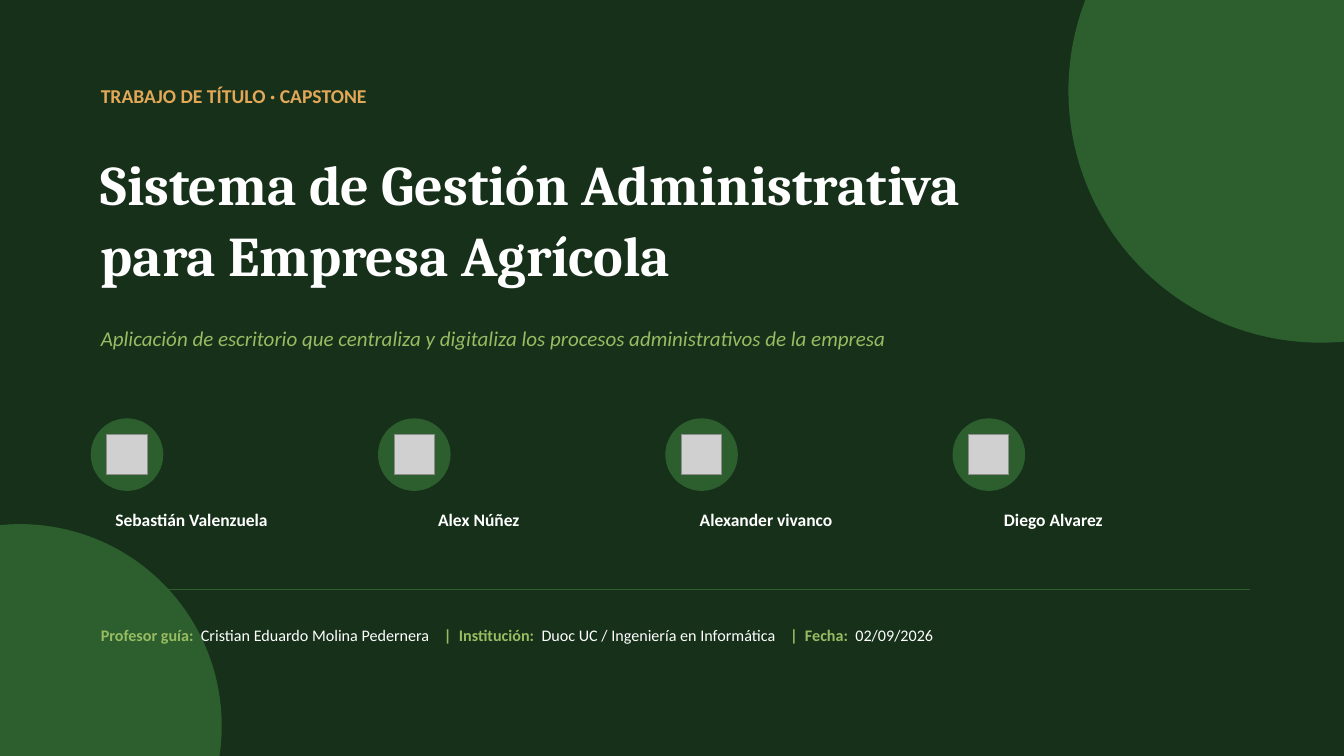
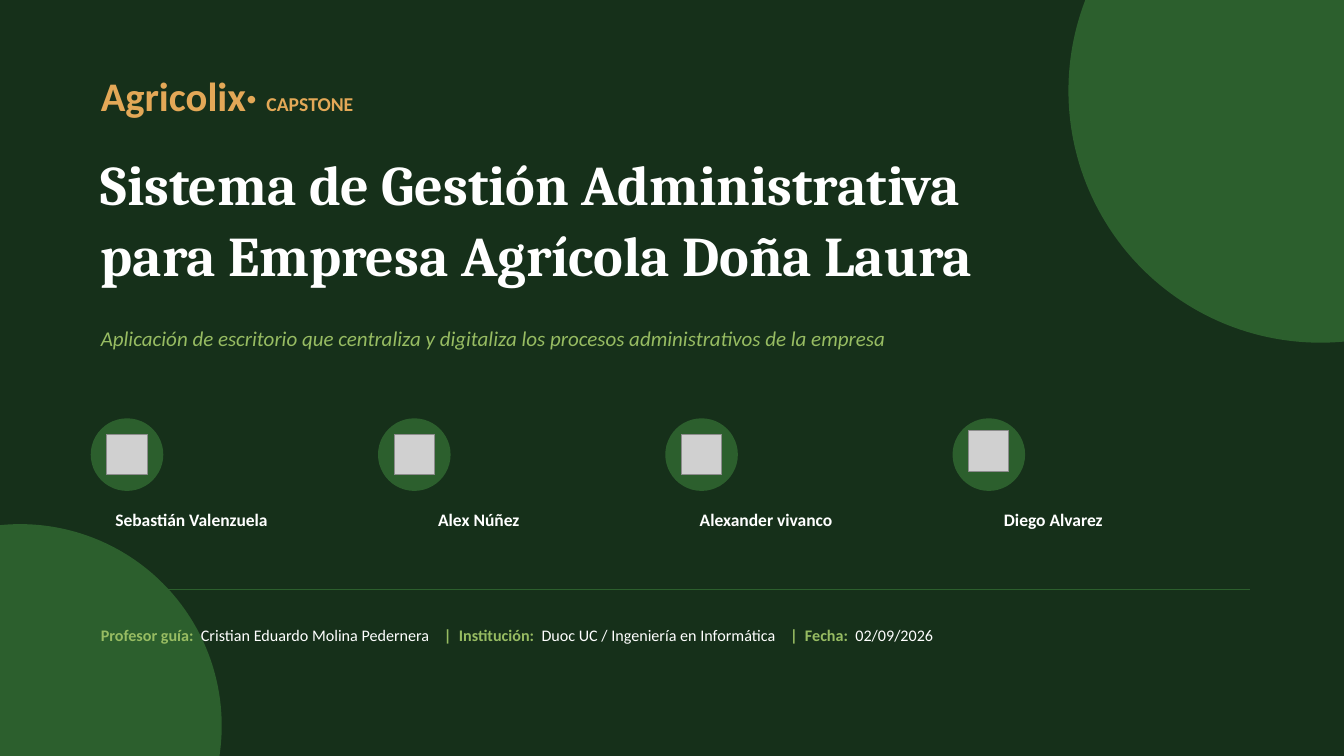
Before and after one commit to xXAlex236Xx/Capstone_005D, a slide deck: slide 1 of FASE 1/Evidencias Grupales/Presentacion_Proyecto.pptx. Drawn at 1344x756 pixels with LibreOffice and Linux fonts; fonts in the diff are those of the drawing; grey boxes stand for pictures. Boxes give left, top, right and bottom in pixels: in the first picture for what was removed or moved away, otherwise in the second. Text is boxed around its words. In the diff, an @@ line names an element or a change of style, - is before the commit and + after.

```diff
--- a/FASE 1/Evidencias Grupales/Presentacion_Proyecto.pptx
+++ b/FASE 1/Evidencias Grupales/Presentacion_Proyecto.pptx
@@ text at [101,82,353,118]: text changed; size 14 to 29 pt @@
-TRABAJO DE TÍTULO · CAPSTONE
+Agricolix· CAPSTONE
@@ text at [101,236,971,288]: text changed @@
-para Empresa Agrícola
+para Empresa Agrícola Doña Laura
```
Also in this commit, not shown: 7 other slides changed, 1 slide added.
